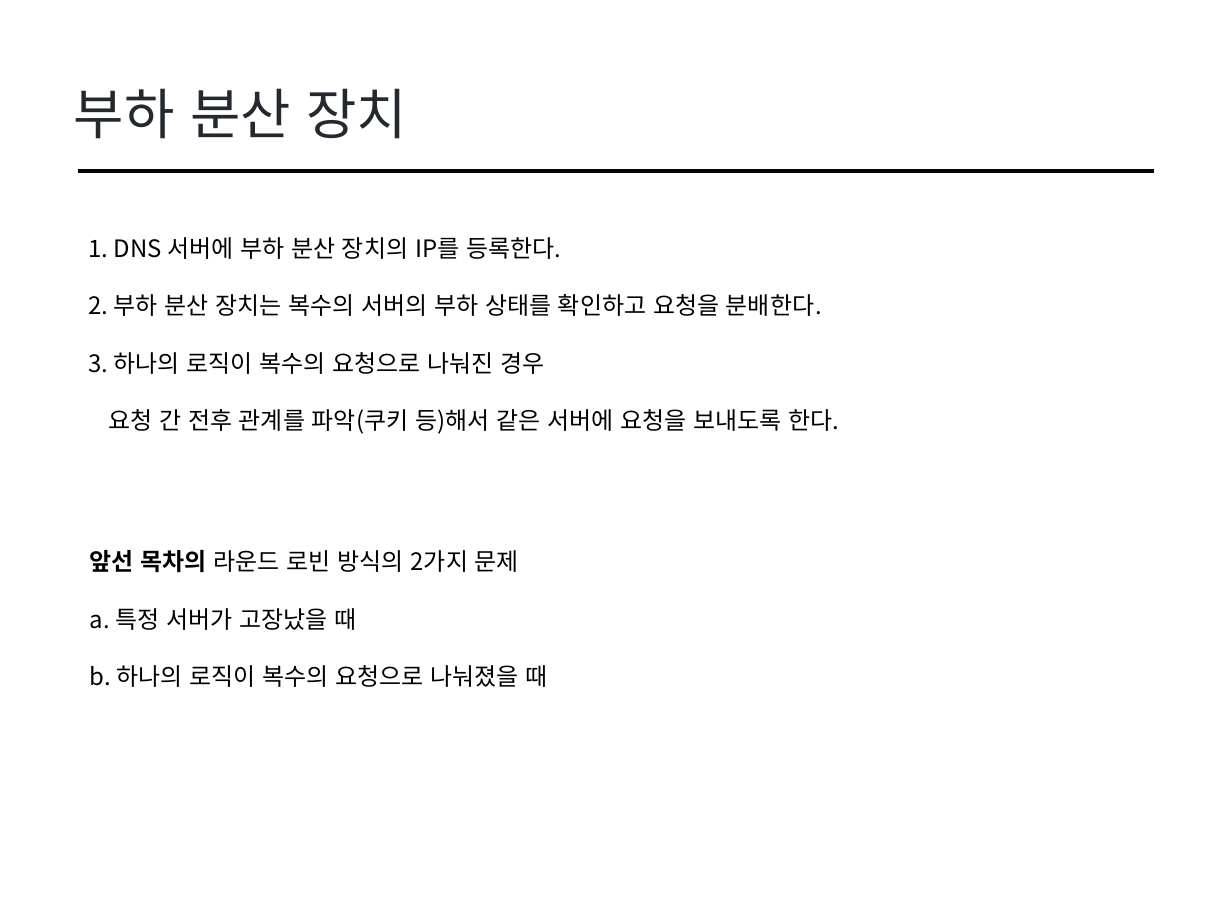
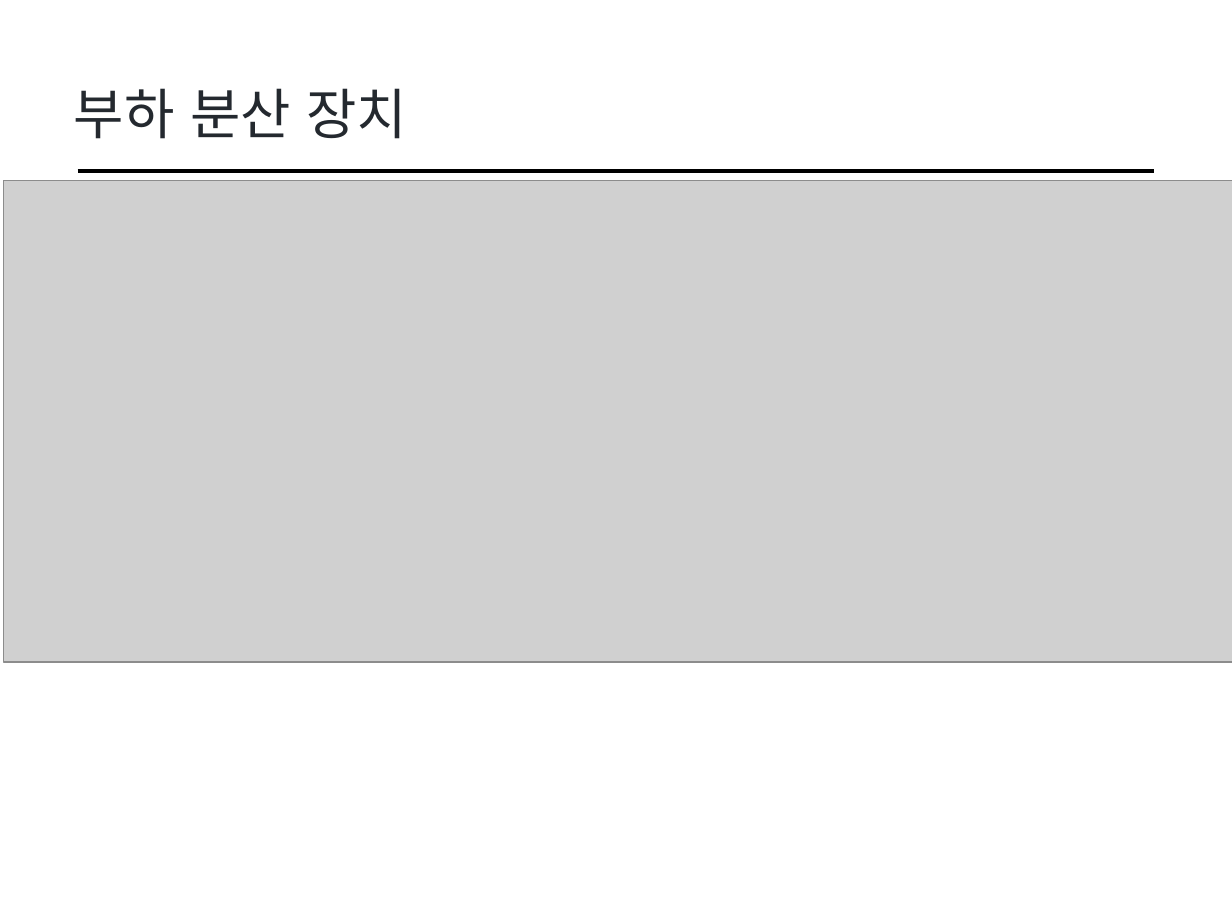
Before and after one commit to cs-study-org/cs-study, a slide deck: slide 5 of 15/yongki/LoadBalancing.pptx. Drawn at 1232x924 pixels with LibreOffice and Linux fonts; fonts in the diff are those of the drawing; grey boxes stand for pictures. Boxes give left, top, right and bottom in pixels: in the first picture for what was removed or moved away, otherwise in the second. Text is boxed around its words. In the diff, an @@ line names an element or a change of style, - is before the commit and + after.

```diff
--- a/15/yongki/LoadBalancing.pptx
+++ b/15/yongki/LoadBalancing.pptx
@@ picture added at (4, 181, 1232, 663) @@
@@ text removed at (88, 237, 839, 434) @@
-1. DNS 서버에 부하 분산 장치의 IP를 등록한다.
-2. 부하 분산 장치는 복수의 서버의 부하 상태를 확인하고 요청을 분배한다.
-3. 하나의 로직이 복수의 요청으로 나눠진 경우
-요청 간 전후 관계를 파악(쿠키 등)해서 같은 서버에 요청을 보내도록 한다.
@@ text removed at (90, 550, 547, 687) @@
-앞선 목차의 라운드 로빈 방식의 2가지 문제
-a. 특정 서버가 고장났을 때
-b. 하나의 로직이 복수의 요청으로 나눠졌을 때
```
Also in this commit, not shown: 1 other slide changed, 1 slide added, 1 other file.
